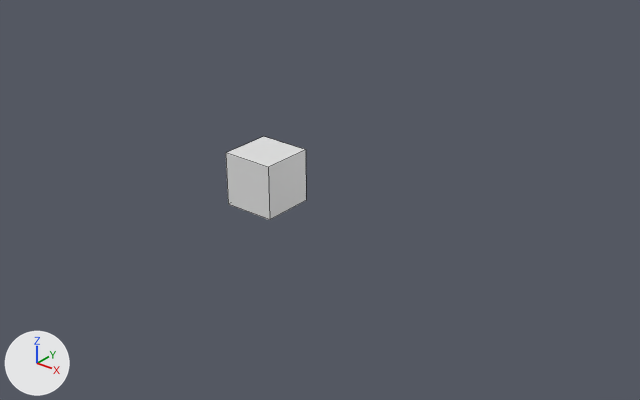
The Blender file mods/lagwing/models/lagwing.blend, before and after one commit.
Before and after are seen from a 50 mm lens placed at (19.6, -21.4, 13.1), pointed at (1.9, 0.7, -0.6). Every picture has the same lights, and +X, +Y and +Z are marked at lower left. Mesh edges are drawn as thin lines.
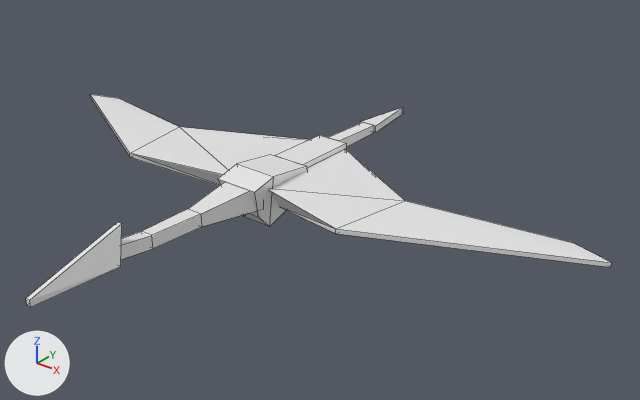
What differs and where, as boxes [x1, y1, x2, y2] in the pictures (640 x 400 px):
'Cube.010', added
    after: [336, 201, 611, 267]
'Cube', reshaped, moved, rescaled
    before: [226, 137, 306, 220]
    after: [276, 135, 347, 167]
'Cube.001', added
    after: [268, 149, 405, 233]
'Cube.008', added
    after: [130, 127, 308, 186]
'Cube.007', added
    after: [218, 155, 307, 227]
'Cube.002', added
    after: [26, 222, 122, 307]
'Cube.009', added
    after: [90, 94, 178, 156]
'Cube.006', added
    after: [121, 209, 202, 259]
'Cube.005', added
    after: [188, 182, 257, 227]
'Cube.003', added
    after: [328, 122, 374, 146]
'Cube.004', added
    after: [360, 107, 403, 133]

What changed in the scene script:
```text
Change me_cube:
    remove me_cube.from_pydata(...)  # 8 vertices, 6 faces; spans x -1.0..1.0, y -1.0..1.0, z -1.0..1.0
    remove me_cube.materials.append(mat_material)  # white #e7e7e7
    add me_cube.from_pydata(...)  # 8 vertices, 6 faces; spans x -0.47..0.47, y -0.95..-0.39, z -0.49..0.17
    me_cube part 1: the whole mesh is rebuilt
Add me_cube_015:
    me_cube_015.from_pydata([(-0.59, -2.37, 2.47), (-2.67, 1.03, -1.81), (-1.29, 0.55, 2.33), (-2.67, 1.51, -1.81), (3.27, 0.06, 2.33), (0.33, 1.03, -2.37), (3.27, 0.55, 2.33), (0.33, 1.51, -2.37)], [], [(0, 3, 1), (2, 7, 3), (6, 5, 7), (4, 1, 5), (2, 4, 6), (0, 2, 3), (2, 6, 7), (6, 4, 5), (4, 0, 1), (2, 0, 4)])
Add me_cube_014:
    me_cube_014.from_pydata([(-2.8, 0.73, -3.42), (-2.8, 1.21, -3.42), (0.2, 0.73, -2.86), (0.2, 1.21, -2.86), (1.08, -0.24, 3.84), (1.08, 0.24, 3.84), (1.51, -0.24, 2.44), (1.51, 0.24, 2.44)], [], [(0, 2, 6, 4), (7, 5, 4, 6), (3, 1, 5, 7), (2, 3, 7, 6), (1, 0, 4, 5)])
Add me_cube_009:
    me_cube_009.from_pydata([(-0.216, 0.602, -0.318), (-0.216, 0.602, 0.015), (0.216, 0.602, -0.318), (0.216, 0.602, 0.015), (-0.468, 0.052, -0.491), (-0.468, 0.052, 0.171), (0.468, 0.052, -0.491), (0.468, 0.052, 0.171)], [], [(4, 5, 1, 0), (3, 1, 5, 7), (0, 2, 6, 4), (2, 3, 7, 6)])
Add me_cube_008:
    me_cube_008.from_pydata([(-0.02, -1.89, -0.14), (-0.02, -1.89, 0.14), (-0.4, 0.66, -0.14), (-0.4, 0.66, 0.14), (0.02, -1.89, -0.14), (0.02, -1.89, 0.14), (0.4, 0.66, -0.14), (0.4, 0.66, 0.14)], [], [(0, 1, 3, 2), (2, 3, 7, 6), (6, 7, 5, 4), (4, 5, 1, 0), (2, 6, 4, 0), (7, 3, 1, 5)])
Add me_cube_007:
    me_cube_007.from_pydata([(-0.21, -0.28, -1.71), (-0.16, -0.28, 0.61), (-0.21, 0.28, -1.71), (-0.16, 0.28, 0.61), (0.21, -0.28, -1.71), (0.16, -0.28, 0.61), (0.21, 0.28, -1.71), (0.16, 0.28, 0.61)], [], [(0, 1, 3, 2), (2, 3, 7, 6), (6, 7, 5, 4), (4, 5, 1, 0), (2, 6, 4, 0), (7, 3, 1, 5)])
Add me_cube_006:
    me_cube_006.from_pydata([(-0.83, -1.0, -0.29), (-0.17, -1.5, 0.82), (-0.16, 1.9, -0.43), (-0.16, 1.9, -0.21), (0.83, -1.0, -0.29), (0.17, -1.5, 0.82), (0.16, 1.9, -0.43), (0.16, 1.9, -0.21)], [], [(0, 1, 3, 2), (2, 3, 7, 6), (6, 7, 5, 4), (4, 5, 1, 0), (2, 6, 4, 0), (7, 3, 1, 5)])
Add me_cube_005:
    me_cube_005.from_pydata([(-0.59, -2.37, -2.47), (-2.67, 1.03, 1.81), (-1.29, 0.55, -2.33), (-2.67, 1.51, 1.81), (3.27, 0.06, -2.33), (0.33, 1.03, 2.37), (3.27, 0.55, -2.33), (0.33, 1.51, 2.37)], [], [(0, 3, 2), (2, 7, 6), (6, 5, 4), (4, 1, 0), (2, 4, 0), (0, 1, 3), (2, 3, 7), (6, 7, 5), (4, 5, 1), (2, 6, 4)])
Change ob_cube:
    ob_cube.location: (0.0, 0.0, 0.0) -> (0.0, -0.67, 0.0)
    ob_cube.scale: (1.0, 1.0, 1.0) -> (-1.43, 4.79, 1.43)
Add ob_cube_008:
    ob_cube_008 = bpy.data.objects.new('Cube.008', me_cube_015)
    ob_cube_008.location = (-3.0, 0.5, -0.14)
    ob_cube_008.rotation_euler = (1.571, 0.0, 1.571)  # degrees (90, 0, 90)
    ob_cube_008.scale = (1.0, 0.336, 1.0)
Add ob_cube_010:
    ob_cube_010 = bpy.data.objects.new('Cube.010', me_cube_014)
    ob_cube_010.location = (8.23, 0.63, -0.03)
    ob_cube_010.rotation_euler = (1.571, 0.0, 1.571)  # degrees (90, 0, 90)
    ob_cube_010.scale = (1.0, 0.336, 1.0)
Add ob_cube_009:
    ob_cube_009 = bpy.data.objects.new('Cube.009', me_cube_014.copy())
    ob_cube_009.location = (-8.23, 0.63, -0.03)
    ob_cube_009.rotation_euler = (1.571, 0.0, 4.712)  # degrees (90, 0, 270)
    ob_cube_009.scale = (-1.0, 0.336, 1.0)
Add ob_cube_007:
    ob_cube_007 = bpy.data.objects.new('Cube.007', me_cube_011)  # 12 vertices, 10 faces; spans x -0.468..0.468, y -0.459..0.187, z -1.087..0.338
    ob_cube_007.location = (0.0, -0.67, 0.0)
    ob_cube_007.rotation_euler = (0.0, 0.0, 3.142)  # degrees (0, 0, 180)
    ob_cube_007.scale = (-1.87, 4.79, 1.43)
Add ob_cube_006:
    ob_cube_006 = bpy.data.objects.new('Cube.006', me_cube_010)  # 12 vertices, 9 faces; spans x -0.216..0.216, y 0.602..1.36, z -0.318..0.166
    ob_cube_006.location = (0.0, -0.67, 0.0)
    ob_cube_006.rotation_euler = (0.0, 0.0, 3.142)  # degrees (0, 0, 180)
    ob_cube_006.scale = (-1.43, 4.79, 1.43)
Add ob_cube_005:
    ob_cube_005 = bpy.data.objects.new('Cube.005', me_cube_009)
    ob_cube_005.location = (0.0, -0.67, 0.0)
    ob_cube_005.rotation_euler = (0.0, 0.0, 3.142)  # degrees (0, 0, 180)
    ob_cube_005.scale = (-1.43, 4.79, 1.43)
Add ob_cube_004:
    ob_cube_004 = bpy.data.objects.new('Cube.004', me_cube_008)
    ob_cube_004.location = (0.0, 6.83, 0.04)
    ob_cube_004.rotation_euler = (0.0, 0.0, 3.142)  # degrees (0, 0, 180)
Add ob_cube_003:
    ob_cube_003 = bpy.data.objects.new('Cube.003', me_cube_007)
    ob_cube_003.location = (0.0, 5.58, 0.03)
    ob_cube_003.rotation_euler = (-1.571, 1.571, 0.0)  # degrees (-90, 90, 0)
Add ob_cube_002:
    ob_cube_002 = bpy.data.objects.new('Cube.002', me_cube_006)
    ob_cube_002.location = (0.0, -8.12, 0.0)
    ob_cube_002.rotation_euler = (0.0, 0.0, 3.142)  # degrees (0, 0, 180)
    ob_cube_002.scale = (0.583, 1.0, 1.0)
Add ob_cube_001:
    ob_cube_001 = bpy.data.objects.new('Cube.001', me_cube_005)
    ob_cube_001.location = (3.0, 0.5, -0.14)
    ob_cube_001.rotation_euler = (1.571, 0.0, 1.571)  # degrees (90, 0, 90)
    ob_cube_001.scale = (1.0, 0.336, 1.0)
```
